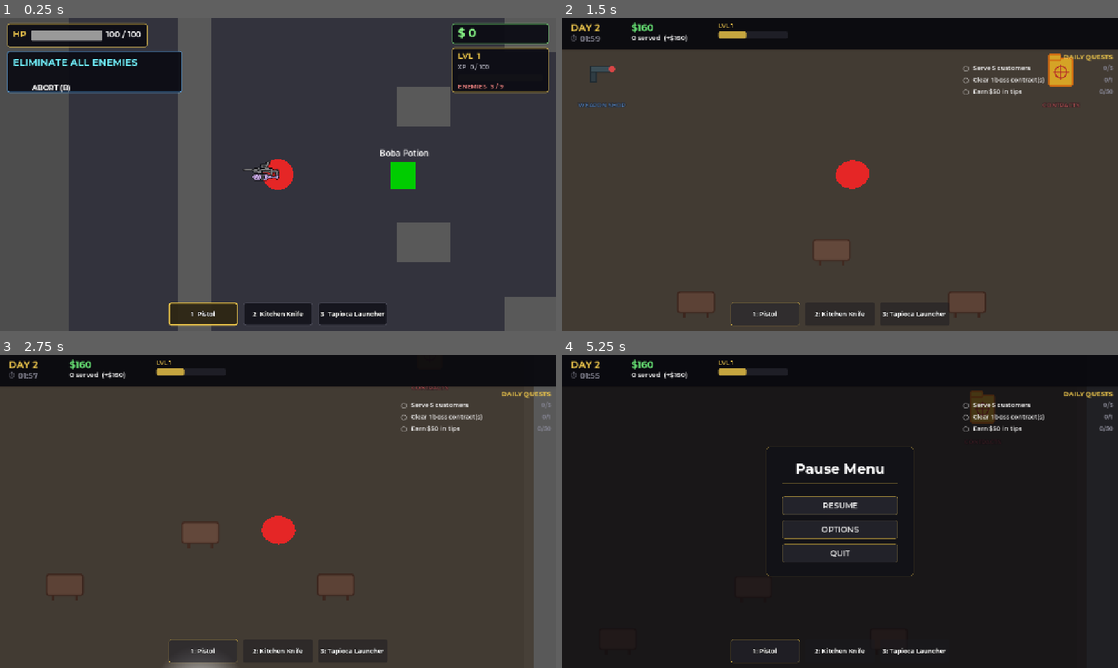
Above: before the commit, frames 1-4 (two rows, left to right).
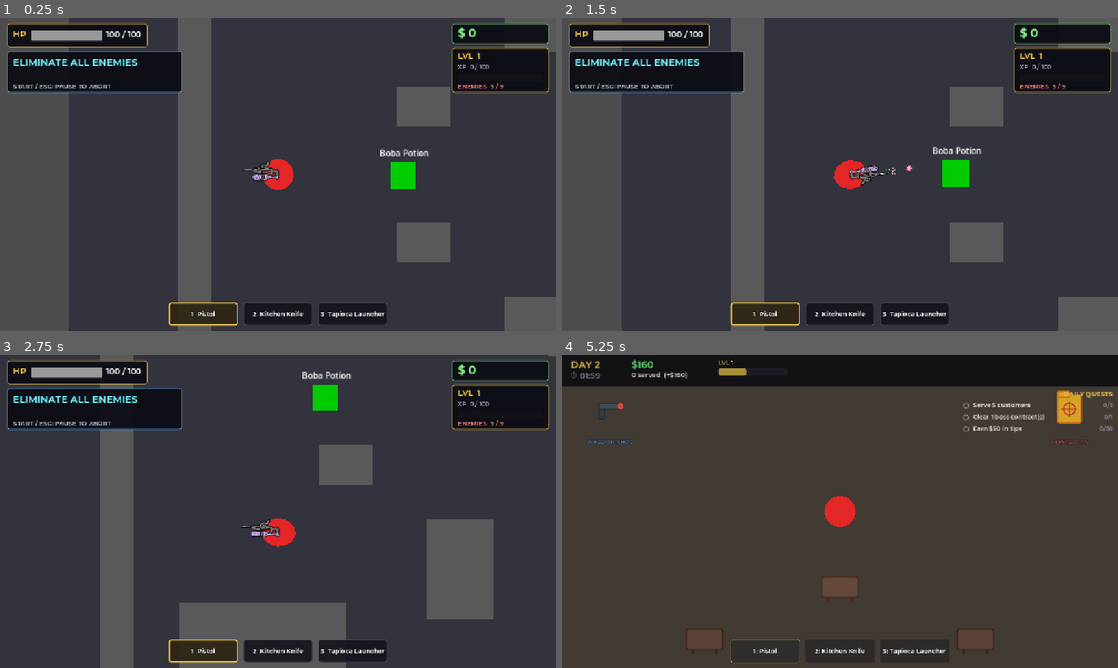
Above: after the commit, the same moments.

Repository: coyote321/BobaGame
Game: Godot game, scene res://Scenes/MissionScene.tscn
The game is run twice, just before and just after one commit, with the same random seed, the same clock (stepped at 60 frames per second) and the same inputs. This scene is started directly instead of the project's main scene. Sound files missing from this copy of the repository are replaced by a short silence.
Inputs (mouse positions are in pixels of both pictures, inside the frame that each line leads up to):
- Up to frame 1 (0.25 s): no input
- Up to frame 2 (1.5 s): click (612, 86) at 0.5 s, where only the run before the commit has a clickable "ABORT (B)"; tap Enter at 1.25 s; move the mouse to (962, 158) at 1.27 s; hold D (move_right) from 1.28 s (still down); tap B at 1.35 s; click (962, 158) at 1.42 s
- Up to frame 3 (2.75 s): move the mouse to (166, 527) at 2.02 s; release D (move_right) at 2.03 s; hold S (move_down) from 2.03 s (still down); tap G (ability) at 2.1 s; tap B at 2.3 s
- Up to frame 4 (5.25 s): move the mouse to (895, 442) at 2.77 s; release S (move_down) at 2.78 s; hold D (move_right) 2.78-3.53 s; hold Right mouse button (aim) 2.78-3.53 s; tap B at 3.05, 3.8, 4.55 s; move the mouse to (812, 574) at 3.52 s; hold W (move_up) 3.53-4.28 s; click (812, 574) at 3.6 s; move the mouse to (1006, 558) at 4.27 s; hold A (move_left) 4.28-5 s; hold Ctrl (crouch) 4.28-5 s; tap Escape (pause) at 4.9 s; click (840, 517) at 5 s, where only the run after the commit has a clickable "ABORT MISSION"

The runs differ from the first frame. In frame 1, 0.2% of the frame differs, in the area x 2-20%, y 20-24%; in frame 2, 34%; in frame 3, 35%; in frame 4, 87%, in the area x 0-100%, y 1-100%.

Commit message:
Add Abort Mission functionality to Pause Menu and HUD

Diff:
--- a/Scenes/HUD.tscn
+++ b/Scenes/HUD.tscn
@@ -135,6 +135,7 @@
 text = "TIME: 60s"
 
 [node name="AbortButton" type="Button" parent="MissionPanel"]
+visible = false
 layout_mode = 0
 offset_left = 14.0
 offset_top = 70.0
@@ -144,8 +145,21 @@
 theme_override_colors/font_hover_color = Color(1, 0.45, 0.45, 1)
 theme_override_fonts/font = ExtResource("7_font_bold")
 theme_override_font_sizes/font_size = 16
-text = "ABORT (B)"
+text = "ABORT MISSION"
 flat = true
+
+[node name="AbortHintLabel" type="Label" parent="MissionPanel"]
+layout_mode = 0
+offset_left = 14.0
+offset_top = 72.0
+offset_right = 396.0
+offset_bottom = 98.0
+theme_override_colors/font_color = Color(0.75, 0.75, 0.8, 1)
+theme_override_colors/font_outline_color = Color(0, 0, 0, 1)
+theme_override_constants/outline_size = 2
+theme_override_fonts/font = ExtResource("7_font_bold")
+theme_override_font_sizes/font_size = 14
+text = "START / ESC: PAUSE TO ABORT"
 
 [node name="ReturnButton" type="Button" parent="MissionPanel"]
 visible = false
--- a/Scenes/PauseMenu.tscn
+++ b/Scenes/PauseMenu.tscn
@@ -142,6 +142,19 @@
 theme_override_styles/focus = SubResource("StyleBoxFlat_Button")
 text = "RESUME"
 
+[node name="AbortMissionButton" type="Button" parent="Control/PanelContainer/MarginContainer/VBoxContainer"]
+layout_mode = 2
+theme_override_colors/font_color = Color(1, 0.55, 0.55, 1)
+theme_override_colors/font_pressed_color = Color(0.77, 0.25, 0.25, 1)
+theme_override_colors/font_hover_color = Color(1, 0.45, 0.45, 1)
+theme_override_fonts/font = ExtResource("3_font_semi")
+theme_override_font_sizes/font_size = 18
+theme_override_styles/normal = SubResource("StyleBoxFlat_Button")
+theme_override_styles/pressed = SubResource("StyleBoxFlat_ButtonPressed")
+theme_override_styles/hover = SubResource("StyleBoxFlat_ButtonHover")
+theme_override_styles/focus = SubResource("StyleBoxFlat_Button")
+text = "ABORT MISSION"
+
 [node name="OptionsButton" type="Button" parent="Control/PanelContainer/MarginContainer/VBoxContainer"]
 layout_mode = 2
 theme_override_colors/font_color = Color(0.92, 0.92, 0.92, 1)
--- a/Scripts/GameManager.gd
+++ b/Scripts/GameManager.gd
@@ -533,6 +533,13 @@
 	mission_profile = {}
 	generate_daily_quests()
 	print("Starting Shop Phase - Day ", day)
+
+func abort_mission_to_shop() -> void:
+	target_order_received = false
+	current_contract = {}
+	mission_profile = {}
+	start_shop()
+	get_tree().change_scene_to_file("res://Scenes/ShopScene.tscn")
 
 func end_day():
 	print("Day ", day, " ended. Earnings: $", daily_earnings)
--- a/Scripts/HUD.gd
+++ b/Scripts/HUD.gd
@@ -10,6 +10,7 @@
 @onready var objective_label: Label = $MissionPanel/ObjectiveLabel
 @onready var timer_label: Label = $MissionPanel/TimerLabel
 @onready var abort_button: Button = $MissionPanel/AbortButton
+@onready var abort_hint_label: Label = $MissionPanel/AbortHintLabel
 @onready var return_button: Button = $MissionPanel/ReturnButton
 @onready var money_label: Label = $MoneyPanel/MoneyLabel
 @onready var level_label: Label = $ProgressionPanel/LevelLabel
@@ -163,12 +164,12 @@
 		timer_label.visible = false
 	if abort_button:
 		abort_button.visible = false
+	if abort_hint_label:
+		abort_hint_label.visible = false
 	if return_button:
 		return_button.visible = true
 
-func connect_buttons(abort_callback: Callable, return_callback: Callable):
-	if abort_button:
-		abort_button.pressed.connect(abort_callback)
+func connect_buttons(_abort_callback: Callable, return_callback: Callable):
 	if return_button:
 		return_button.pressed.connect(return_callback)
 
--- a/Scripts/MissionManager.gd
+++ b/Scripts/MissionManager.gd
@@ -289,11 +289,6 @@
 			total = max(total, remaining + (waves_total - waves_spawned) * 4)
 		hud.update_enemy_count(remaining, max(total, remaining))
 
-func _input(event):
-	if event is InputEventKey and event.pressed:
-		if event.keycode == KEY_B:
-			_on_abort_pressed()
-
 func update_stealth(delta: float):
 	var spotted = false
 	if enemies_container:
@@ -387,11 +382,7 @@
 		hud.show_mission_failed(reason)
 
 func _on_abort_pressed():
-	GameManager.target_order_received = false
-	GameManager.current_contract = {}
-	GameManager.mission_profile = {}
-	GameManager.start_shop()
-	get_tree().change_scene_to_file("res://Scenes/ShopScene.tscn")
+	GameManager.abort_mission_to_shop()
 
 func _on_return_pressed():
 	GameManager.start_shop()
--- a/Scripts/PauseMenu.gd
+++ b/Scripts/PauseMenu.gd
@@ -9,6 +9,7 @@
 
 @onready var control_root: Control = $Control
 @onready var resume_button: Button = $Control/PanelContainer/MarginContainer/VBoxContainer/ResumeButton
+@onready var abort_mission_button: Button = $Control/PanelContainer/MarginContainer/VBoxContainer/AbortMissionButton
 @onready var options_button: Button = $Control/PanelContainer/MarginContainer/VBoxContainer/OptionsButton
 @onready var quit_button: Button = $Control/PanelContainer/MarginContainer/VBoxContainer/QuitButton
 
@@ -27,6 +28,7 @@
 	# Connect all menu buttons with click sound
 	var button_map = {
 		resume_button: _on_resume_pressed,
+		abort_mission_button: _on_abort_mission_pressed,
 		options_button: _on_options_pressed,
 		quit_button: _on_quit_pressed,
 	}
@@ -70,6 +72,8 @@
 
 func show_pause_menu() -> void:
 	control_root.visible = true
+	if abort_mission_button:
+		abort_mission_button.visible = GameManager.current_phase == "MISSION"
 	if resume_button:
 		resume_button.call_deferred("grab_focus")
 
@@ -81,6 +85,11 @@
 
 func _on_options_pressed() -> void:
 	_toggle_options_panel()
+
+func _on_abort_mission_pressed() -> void:
+	hide_pause_menu()
+	get_tree().paused = false
+	GameManager.abort_mission_to_shop()
 
 func _on_quit_pressed() -> void:
 	get_tree().quit()
